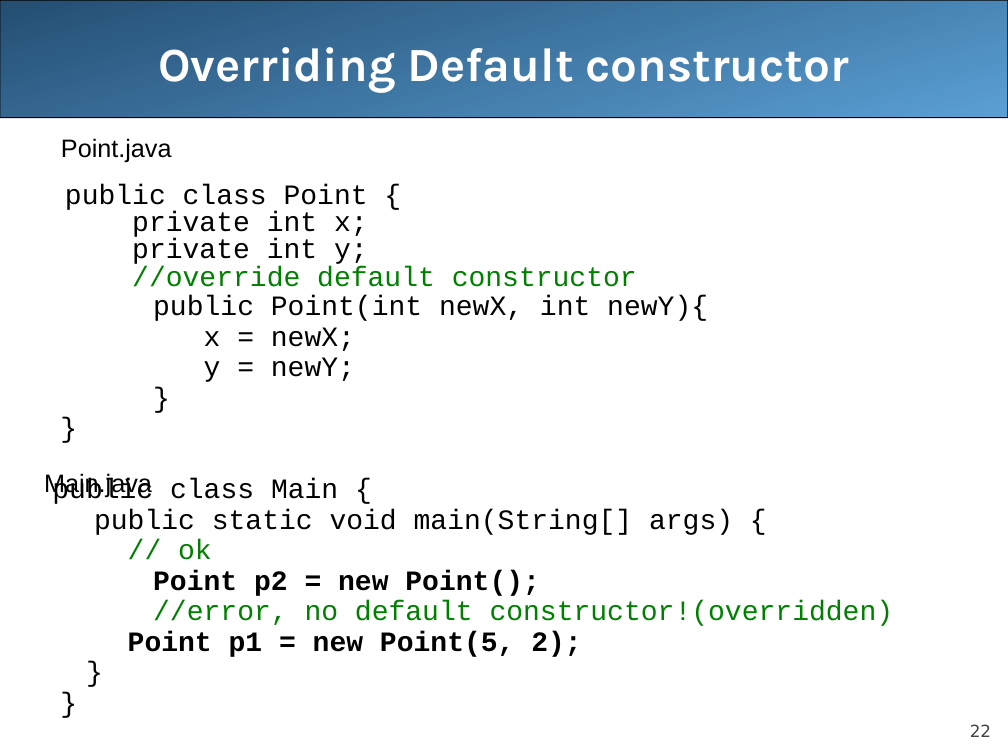
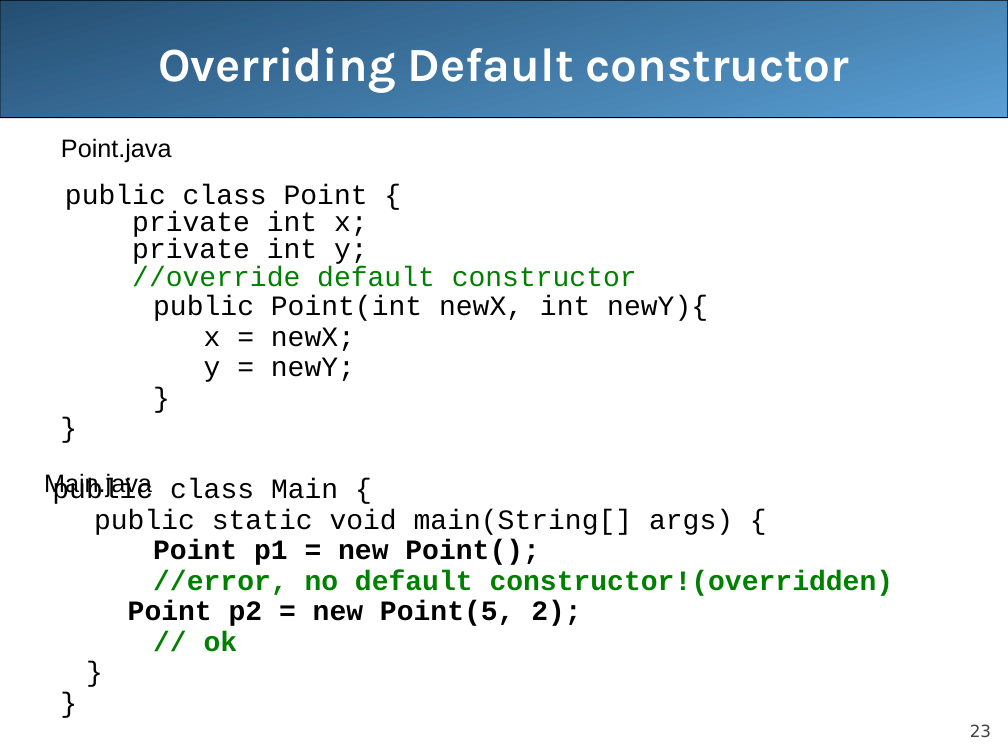
Before and after one commit to LongBaoNguyen/longbaonguyen.github.io, a slide deck: slide 23 of courses/apcsa/lecture13.ppt (slide 22 before the commit). Drawn at 1008x756 pixels with LibreOffice and Linux fonts; fonts in the diff are those of the drawing. Boxes give left, top, right and bottom in pixels: in the first picture for what was removed or moved away, otherwise in the second. Text is boxed around its words. In the diff, an @@ line names an element or a change of style, - is before the commit and + after.

```diff
--- a/courses/apcsa/lecture13.ppt
+++ b/courses/apcsa/lecture13.ppt
@@ text at bbox=[128, 540, 894, 626]: paragraphs added @@
+Point p1 = new Point();
+//error, no default constructor!(overridden)
+Point p2 = new Point(5, 2);
@@ text at bbox=[128, 570, 894, 657]: paragraphs removed @@
-Point p2 = new Point();
-//error, no default constructor!(overridden)
-Point p1 = new Point(5, 2);
@@ text at bbox=[204, 631, 238, 652]: bold on in "// ok" @@
@@ page number at bbox=[970, 724, 991, 737]: text changed @@
-22
+23
```
Also in this commit, not shown: 12 other slides changed, 1 slide added, 2 other files.
